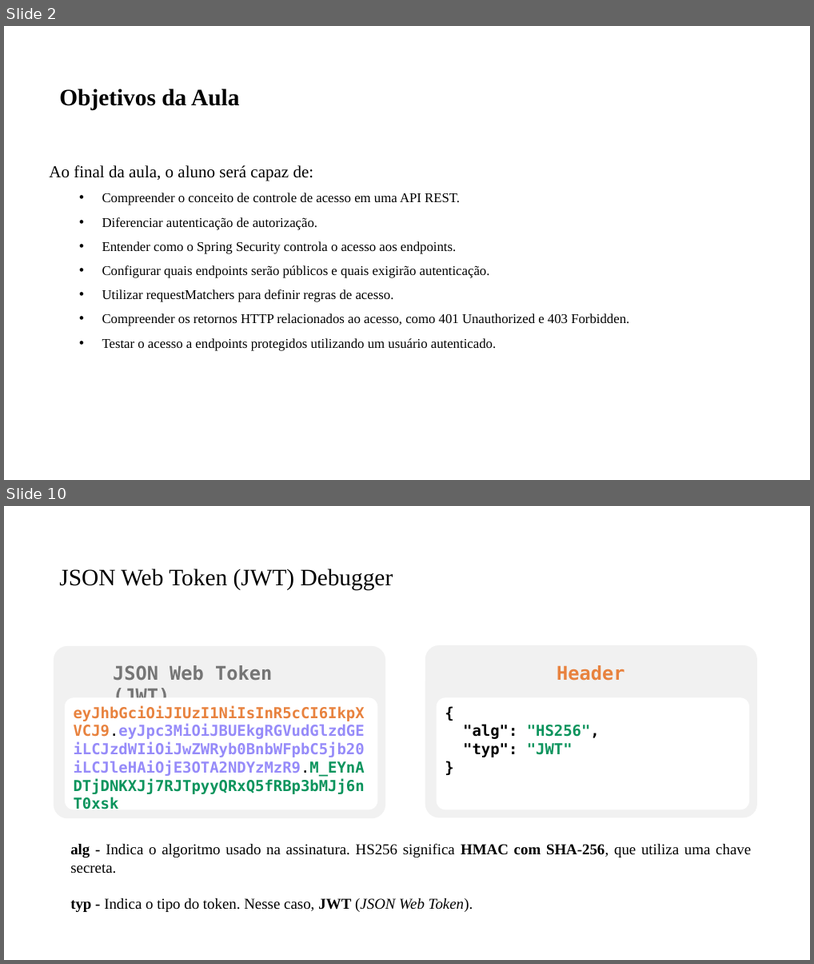
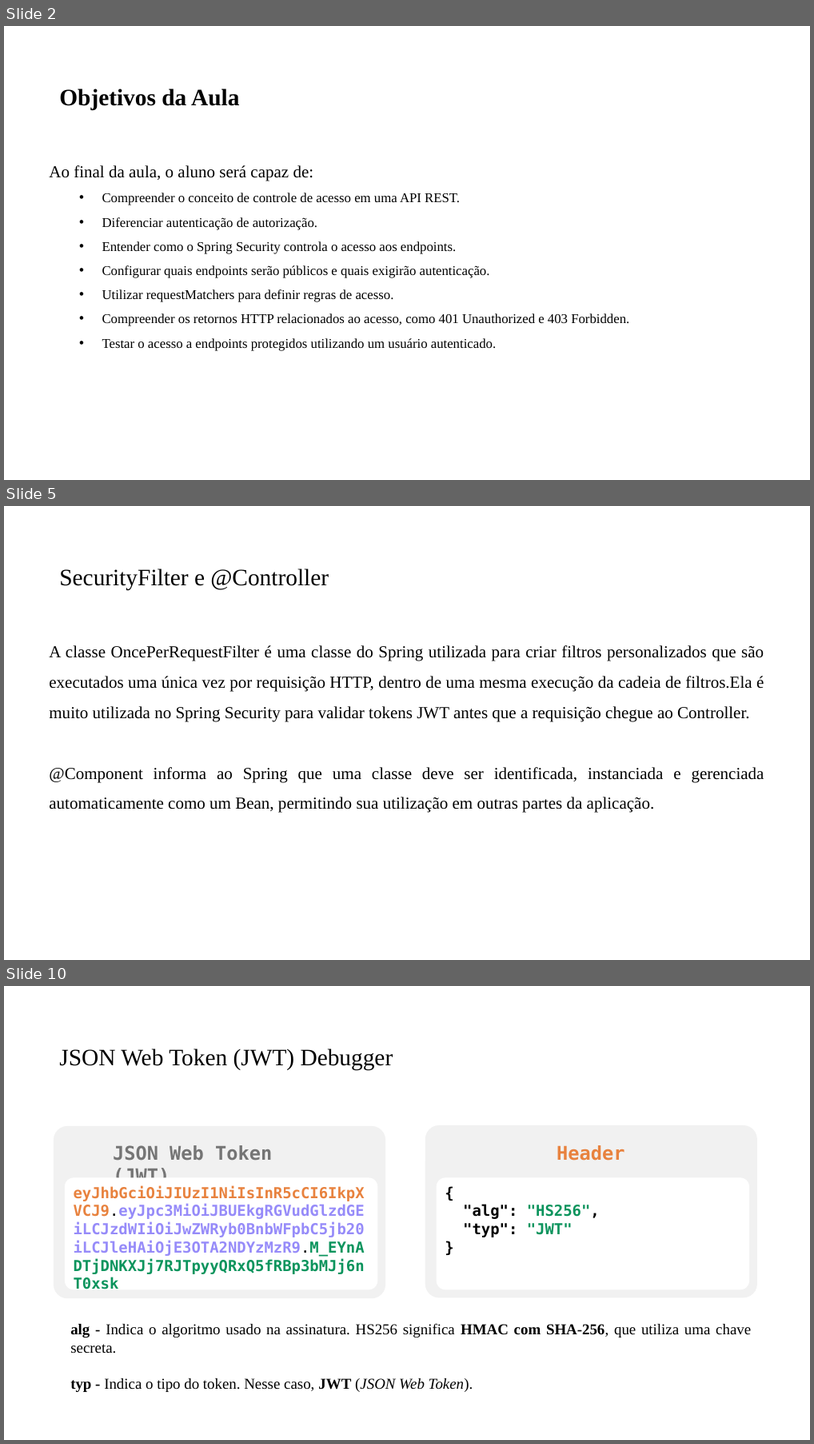
Before and after one commit to PedroMiho/UMC, a slide deck: engenharia-software/software-corporativo/boas-praticas/aula-08-controle-acesso/spring-security.pptx. Shown one above the other, each under a label of ours: slides 2 and 10 before the commit, slides 2, 5 and 10 after it; the slides between them are not shown. The pictures are 814x964 and 814x1444 pixels, drawn with LibreOffice and Linux fonts; fonts in the diff are those of the drawing; background and template pictures are left out. Boxes give left, top, right and bottom in pixels: in the first picture for what was removed or moved away, otherwise in the second. Text is boxed around its words. In the diff, an @@ line names an element or a change of style, - is before the commit and + after.

```diff
--- a/engenharia-software/software-corporativo/boas-praticas/aula-08-controle-acesso/spring-security.pptx
+++ b/engenharia-software/software-corporativo/boas-praticas/aula-08-controle-acesso/spring-security.pptx
@@ slide 5 added at [4, 506, 810, 960], background #FFFFFF @@
@@ title added at [59, 568, 329, 591], 28 pt, text #000000 @@
+SecurityFilter e @Controller
@@ text added at [49, 645, 765, 812], 20 pt, text #000000 @@
+A classe OncePerRequestFilter é uma classe do Spring utilizada para criar filtros personalizados que são executados uma única vez por requisição HTTP, dentro de uma mesma execução da cadeia de filtros.Ela é muito utilizada no Spring Security para validar tokens JWT antes que a requisição chegue ao Controller.
+@Component informa ao Spring que uma classe deve ser identificada, instanciada e gerenciada automaticamente como um Bean, permitindo sua utilização em outras partes da aplicação.
```
Also in this commit, not shown: 1 slide changed, 5 other slides added, 22 slides removed, 24 other files.
